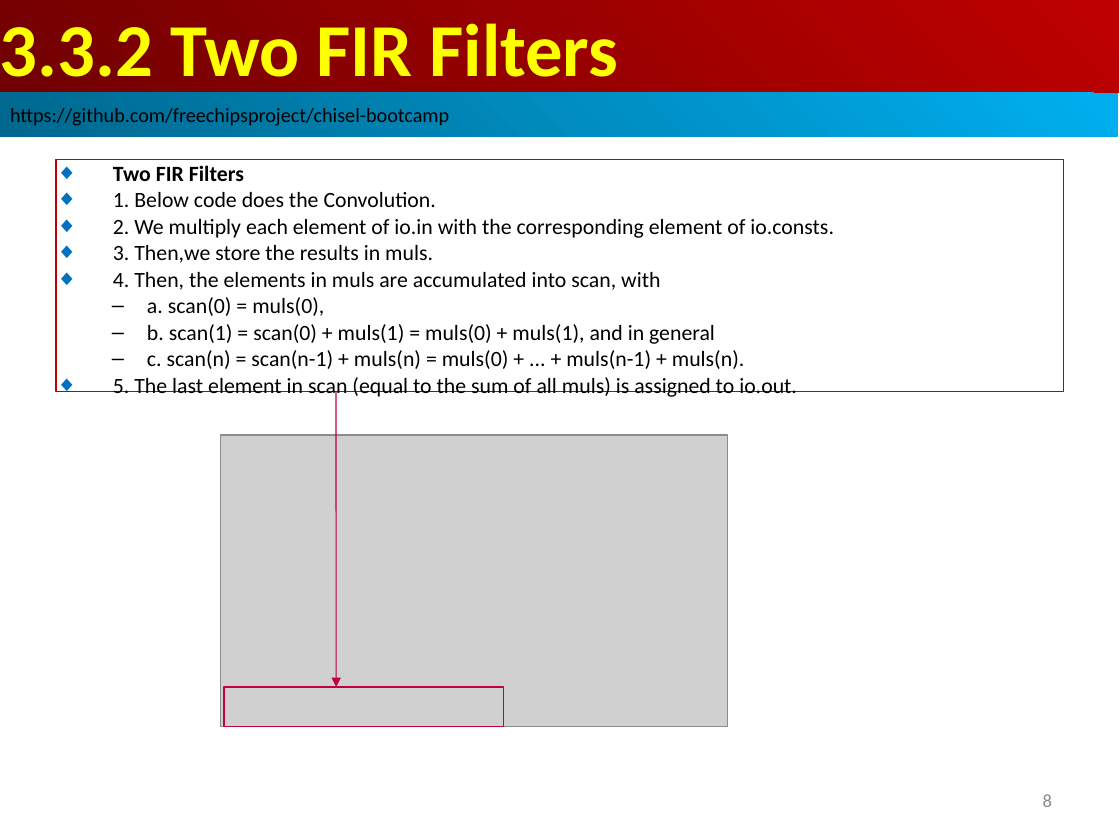
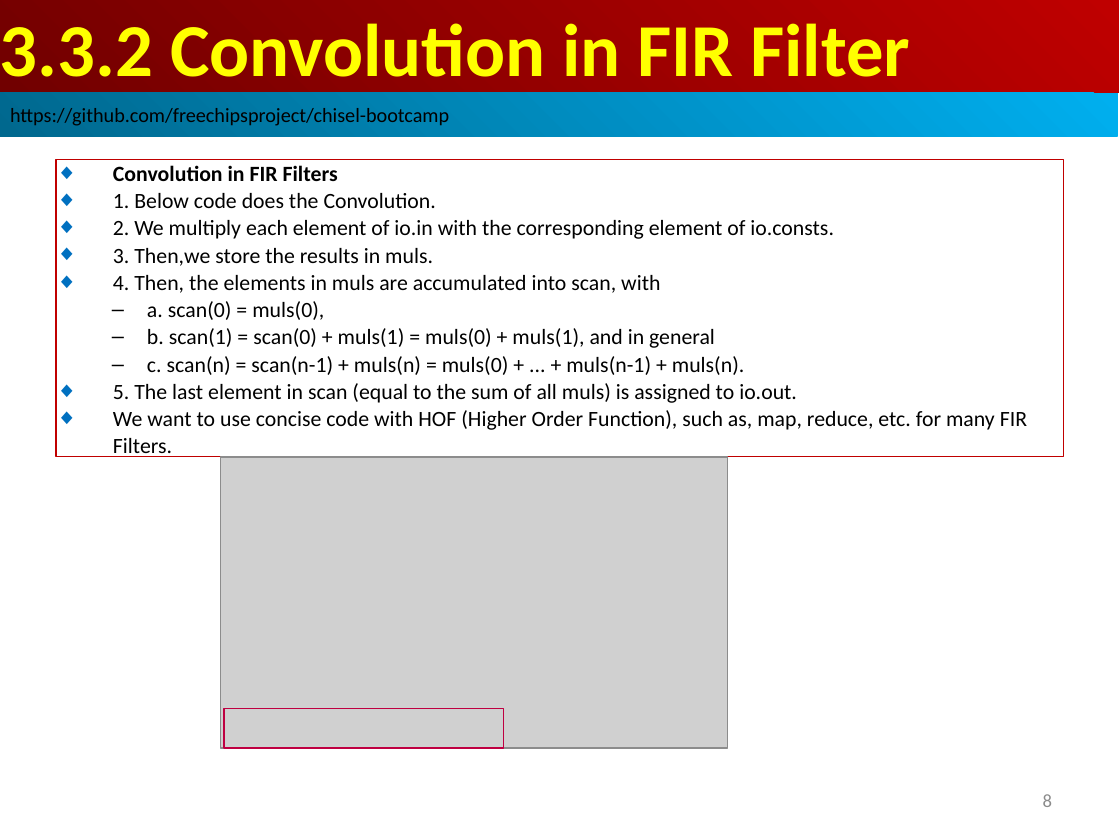
Before and after one commit to peterhchen/AIU_CS800_Chisel, a slide deck: slide 8 of 300_UCB_BC/003.3_HighOrderFunc/000_Video/003.3_HighOrderFunc.ppt. Drawn at 1120x840 pixels with LibreOffice and Linux fonts; fonts in the diff are those of the drawing; grey boxes stand for pictures. Boxes give left, top, right and bottom in pixels: in the first picture for what was removed or moved away, otherwise in the second. Text is boxed around its words. In the diff, an @@ line names an element or a change of style, - is before the commit and + after.

```diff
--- a/300_UCB_BC/003.3_HighOrderFunc/000_Video/003.3_HighOrderFunc.ppt
+++ b/300_UCB_BC/003.3_HighOrderFunc/000_Video/003.3_HighOrderFunc.ppt
@@ text in rectangle at box(0, 23, 910, 93): text changed @@
-3.3.2 Two FIR Filters
+3.3.2 Convolution in FIR Filter
@@ rectangle "Convolution in FIR Filters": place and size @@
-rectangle "Convolution in FIR Filters" at box(56, 159, 1064, 392)
+rectangle "Convolution in FIR Filters" at box(56, 159, 1064, 457)
@@ text in rectangle at box(113, 165, 338, 181): text changed @@
-◆ Two FIR Filters
+◆ Convolution in FIR Filters
@@ text in rectangle at box(113, 410, 1027, 457): paragraph added @@
+◆ We want to use concise code with HOF (Higher Order Function), such as, map, reduce, etc. for many FIR Filters.
@@ arrow removed from (336, 392) to (336, 687) @@
@@ picture: place and size @@
-picture at box(221, 435, 728, 726)
+picture at box(221, 457, 728, 748)
@@ rectangle: place and size @@
-rectangle at box(224, 687, 504, 726)
+rectangle at box(224, 709, 503, 748)
```
Also in this commit, not shown: 5 other slides changed, 22 slides added.
